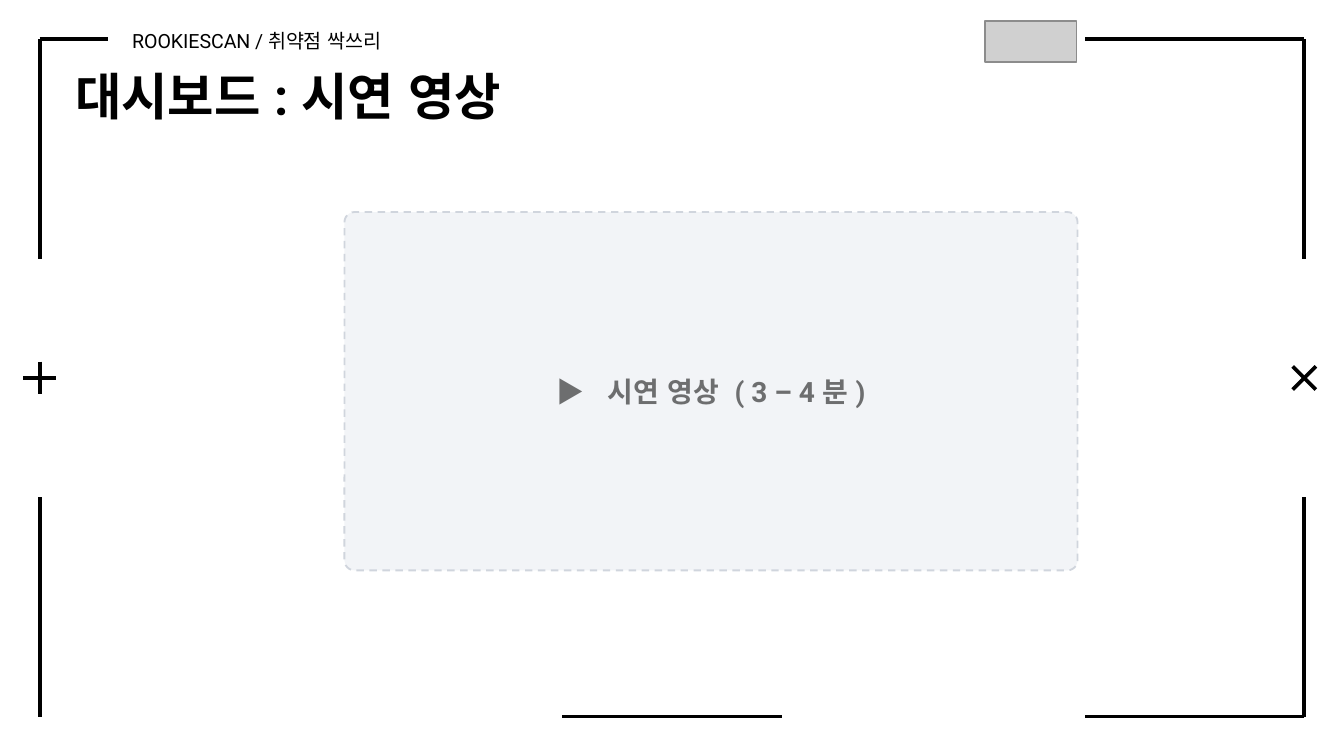
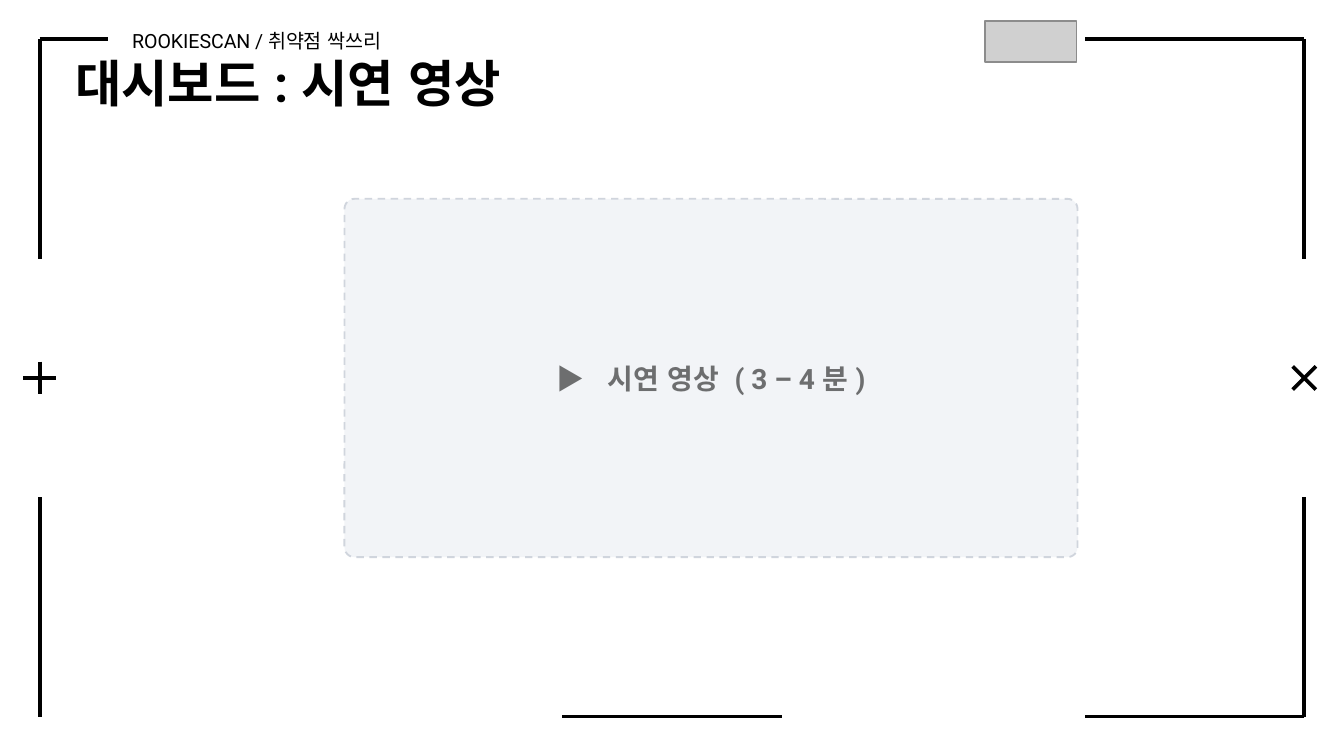
Before and after one commit to Rookies-34-3/Automatic-scanner-tool, a slide deck: slide 37 of 프로젝트 결과보고서_취약점 싹쓰리.pptx (slide 38 before the commit). Drawn at 1344x756 pixels with LibreOffice and Linux fonts; fonts in the diff are those of the drawing; grey boxes stand for pictures. Boxes give left, top, right and bottom in pixels: in the first picture for what was removed or moved away, otherwise in the second. Text is boxed around its words. In the diff, an @@ line names an element or a change of style, - is before the commit and + after.

```diff
--- a/프로젝트 결과보고서_취약점 싹쓰리.pptx
+++ b/프로젝트 결과보고서_취약점 싹쓰리.pptx
@@ text "대시보드 : 시연 영상" moved from (x1=75, y1=72, x2=501, y2=120) to (x1=75, y1=59, x2=501, y2=107) @@
@@ rounded rectangle "▶ 시연 영상 ( 3 ..." moved from (x1=344, y1=212, x2=1077, y2=571) to (x1=344, y1=199, x2=1077, y2=558) @@
```
Also in this commit, not shown: 15 other slides changed, 1 slide removed.
